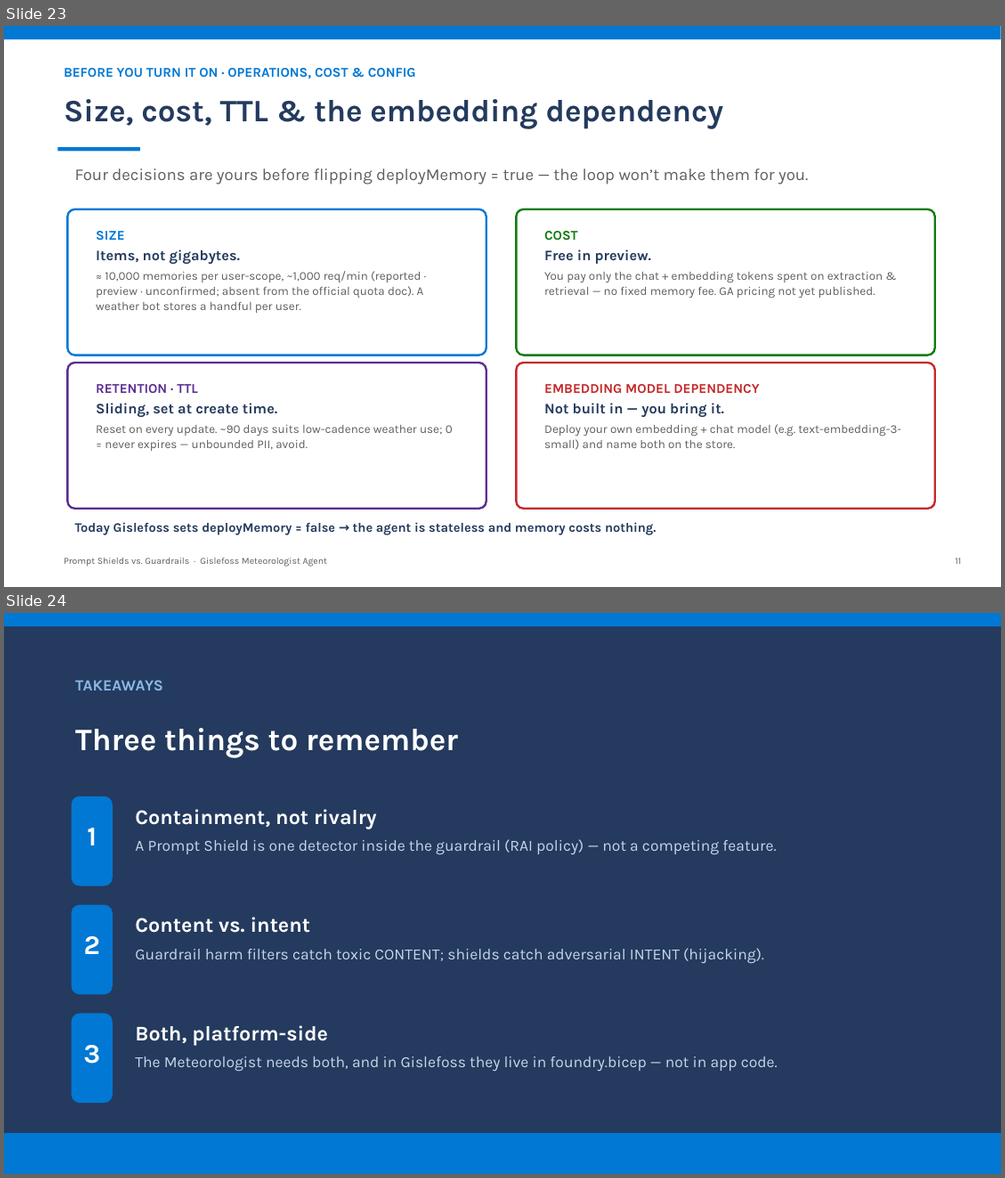
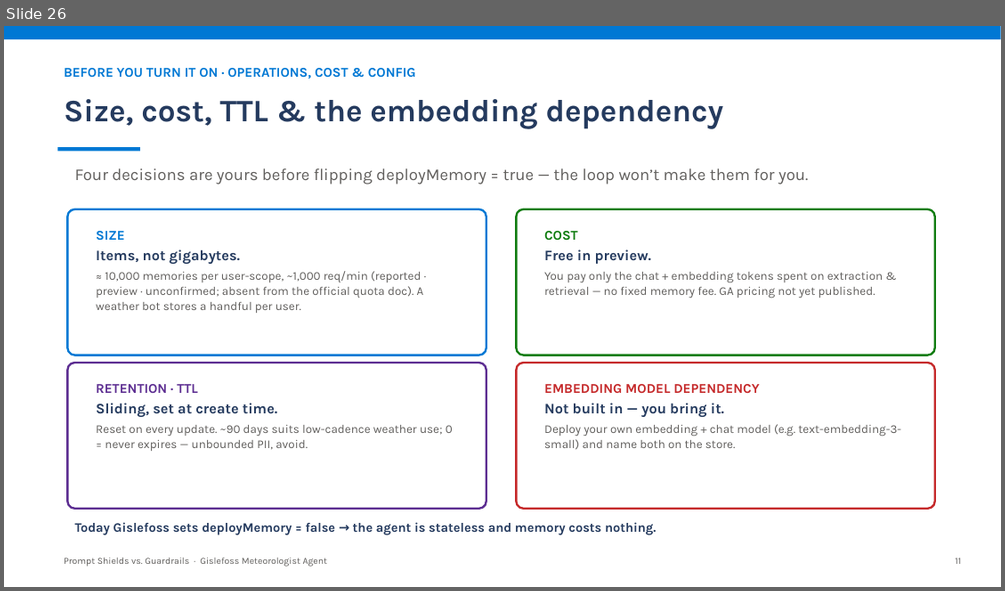
Before and after one commit to mchudinov/Gislefoss, a slide deck: docs/prompt-shields-vs-guardrails.pptx. Shown one above the other, each under a label of ours: slides 23 and 24 before the commit, slide 26 after it. The pictures are 1005x1178 and 1005x591 pixels, drawn with LibreOffice and Linux fonts; fonts in the diff are those of the drawing. Boxes give left, top, right and bottom in pixels: in the first picture for what was removed or moved away, otherwise in the second. Text is boxed around its words. In the diff, an @@ line names an element or a change of style, - is before the commit and + after.

```diff
--- a/docs/prompt-shields-vs-guardrails.pptx
+++ b/docs/prompt-shields-vs-guardrails.pptx
@@ slide 24 removed at [4, 613, 1001, 1174], background #243A5E @@
@@ rectangle removed at [4, 613, 1001, 626] @@
@@ text removed at [75, 680, 163, 690] @@
-TAKEAWAYS
@@ text removed at [75, 728, 458, 758] @@
-Three things to remember
@@ rounded rectangle removed at [72, 796, 113, 886] @@
@@ text removed at [135, 809, 776, 855] @@
-Containment, not rivalry
-A Prompt Shield is one detector inside the guardrail (RAI policy) — not a competing feature.
@@ text removed at [87, 827, 97, 845] @@
-1
@@ rounded rectangle removed at [72, 905, 113, 995] @@
@@ text removed at [135, 916, 764, 964] @@
-Content vs. intent
-Guardrail harm filters catch toxic CONTENT; shields catch adversarial INTENT (hijacking).
@@ text removed at [84, 936, 100, 954] @@
-2
@@ rounded rectangle removed at [72, 1013, 113, 1103] @@
@@ text removed at [135, 1025, 777, 1071] @@
-Both, platform-side
-The Meteorologist needs both, and in Gislefoss they live in foundry.bicep — not in app code.
@@ text removed at [83, 1045, 100, 1063] @@
-3
@@ rectangle removed at [4, 1133, 1001, 1174] @@
@@ what was slide 23 is now slide 26 @@
```
Also in this commit, not shown: 4 slides changed, 3 slides added.
